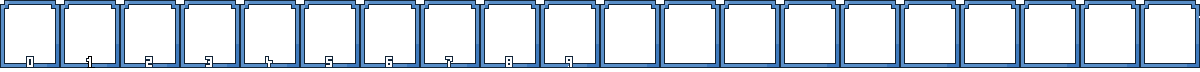
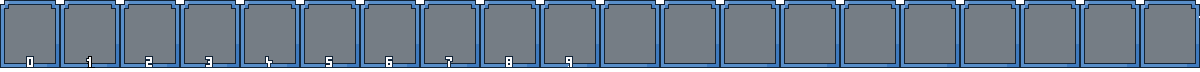
Layered file, before and after one edit (w=1200, h=72). Changes by layer:
added layer "Pasted Layer" (75%) above "Background" over left=5, top=5, right=1195, bottom=63
